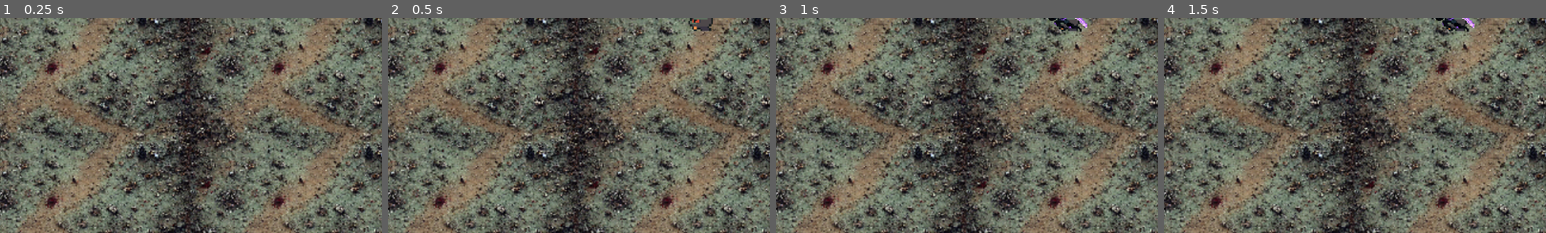
Above: before the commit, frames 1-4 (left to right).
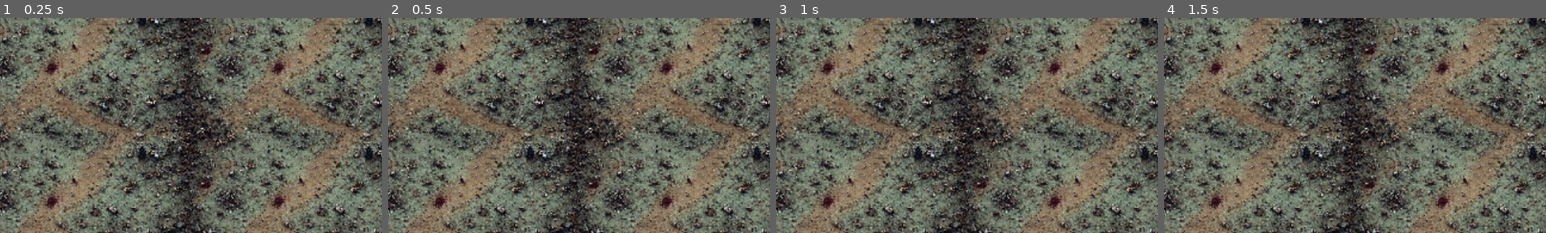
Above: after the commit, the same moments.

Repository: seancl8611/oathbound
Game: Godot game, scene res://Areas/Area1/Combat.tscn
Same seed, same stepped clock (60 frames per second), same inputs: the game is played once before the commit and once after it. This scene is started directly instead of the project's main scene. Sound files missing from this copy of the repository are replaced by a short silence.
Inputs (mouse positions are % of the whole screen's width and height, from its top left):
- Up to frame 1 (0.25 s): no input
- Up to frame 2 (0.5 s): no input
- Up to frame 3 (1 s): tap Enter at 0.5 s; move the mouse to (72, 45) at 0.52 s; press the mouse at (72, 45) at 0.53 s; hold D (right) from 0.53 s (still down)
- Up to frame 4 (1.5 s): tap Space (dash) at 1.25, 1.35 s; move the mouse to (30, 55) at 1.27 s; release D (right) at 1.28 s; release the mouse at (30, 55) at 1.28 s; hold S (down) from 1.28 s (still down)
The pictures show only the part of the screen within x 20-70%, y 0-50%; the shares and areas given below are measured in that part.

Frame 1 is identical in both runs. In frame 2, 0.3% of the frame differs, in the area x 78-85%, y 0-7%; in frame 3, 0.4%, in the area x 71-82%, y 0-7%; in frame 4, 0.4%.

Commit message:
Route Area 1 combat rooms through Hushiro rules layer

Diff:
--- a/game/SurvivorsClone_Complete-main/Areas/Area1/Combat.tscn
+++ b/game/SurvivorsClone_Complete-main/Areas/Area1/Combat.tscn
@@ -1,6 +1,6 @@
 [gd_scene load_steps=7 format=3 uid="uid://c7hdlxttxkrep"]
 
-[ext_resource type="Script" path="res://Areas/Area1/CombatRoom.gd" id="1_6qnrf"]
+[ext_resource type="Script" path="res://Areas/Area1/HushiroCombatRoom.gd" id="1_6qnrf"]
 [ext_resource type="Texture2D" uid="uid://b6umklllf2jsl" path="res://Textures/dirt_full_new.png" id="2_2wlxx"]
 [ext_resource type="Script" path="res://Areas/Area1/EnemyEncounterSpawner.gd" id="5_0cb17"]
 [ext_resource type="Script" path="res://Utility/RoomBounds.gd" id="7_qym0e"]
